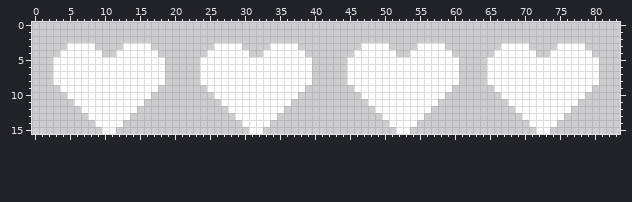
File history of a pixel-art file, assets/img/ui/heart_progressbar.aseprite. This is how it looked before the edit.
84x16 pixels, 1 frame.
The same view after the edit:
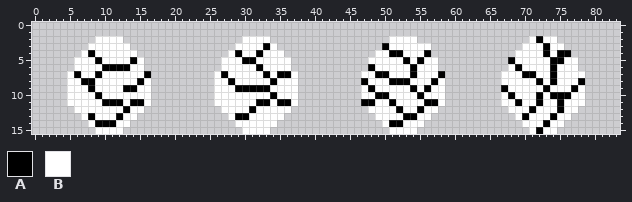
Palette (. is transparent): A #000000  B #ffffff
Changes in this commit:
layer "eggs" added
layer "cracked_eggs" added
layer "Layer 1" removed
@@ x 0..83 @@
  1 ....................................................................................
- 2 ....................................................................................
- 3 .....BBBB....BBBB.........BBBB....BBBB.........BBBB....BBBB........BBBB....BBBB.....
- 4 ....BBBBBB..BBBBBB.......BBBBBB..BBBBBB.......BBBBBB..BBBBBB......BBBBBB..BBBBBB....
- 5 ...BBBBBBBBBBBBBBBB.....BBBBBBBBBBBBBBBB.....BBBBBBBBBBBBBBBB....BBBBBBBBBBBBBBBB...
- 6 ...BBBBBBBBBBBBBBBB.....BBBBBBBBBBBBBBBB.....BBBBBBBBBBBBBBBB....BBBBBBBBBBBBBBBB...
- 7 ...BBBBBBBBBBBBBBBB.....BBBBBBBBBBBBBBBB.....BBBBBBBBBBBBBBBB....BBBBBBBBBBBBBBBB...
- 8 ...BBBBBBBBBBBBBBBB.....BBBBBBBBBBBBBBBB.....BBBBBBBBBBBBBBBB....BBBBBBBBBBBBBBBB...
- 9 ....BBBBBBBBBBBBBB.......BBBBBBBBBBBBBB.......BBBBBBBBBBBBBB......BBBBBBBBBBBBBB....
-10 .....BBBBBBBBBBBB.........BBBBBBBBBBBB.........BBBBBBBBBBBB........BBBBBBBBBBBB.....
-11 ......BBBBBBBBBB...........BBBBBBBBBB...........BBBBBBBBBB..........BBBBBBBBBB......
-12 .......BBBBBBBB.............BBBBBBBB.............BBBBBBBB............BBBBBBBB.......
-13 ........BBBBBB...............BBBBBB...............BBBBBB..............BBBBBB........
-14 .........BBBB.................BBBB.................BBBB................BBBB.........
-15 ..........BB...................BB...................BB..................BB..........
+ 2 .........BBBB.................BBBB.................BBBB................BABB.........
+ 3 ........BBBBBB...............BBBBAB...............ABBBBBB.............BBBABB........
+ 4 .......BABBBBBB.............BABBABBB.............BBAABBBA............BBBBABAA.......
+ 5 ......BBBABBBBAB...........BBBAABBBBB...........BBBBBABABB..........ABBBBBAABB......
+ 6 ......BBBBAAAABB...........BBBBBABBBB...........ABBBBBABBB..........BABBBBABBB......
+ 7 .....BABBABBBBBBA.........BABBBBBABAAB.........BBAABBBABBBA........BBBAABBABBBB.....
+ 8 .....BBAABBBBBBAB.........BBABBBBBABBB.........ABBBAAABBBAB........BBBBBABABBBA.....
+ 9 .....BBBABBBBAABB.........BBBAAAAABBBB.........BABBBBBABABB........ABBBBBABBBAB.....
+10 .....BBBBABBBBBBB.........BBBBBBBBABBB.........BBAABBBBABBB........BABBBABAAABB.....
+11 .....BBBBBAAABAAB.........BBBBBBAABAAB.........AABBABBBBAAB........BBABBABBABBB.....
+12 ......BBBBBBBABB...........BBBBABBBBB...........BBBBABBABB..........BBBABBBABB......
+13 .......BABBBABB.............BAABBBBB.............BBBBAABB............BABBBABB.......
+14 ........BAAABB...............BBBBBB...............BAABBB..............BBBABB........
+15 .........BBBB.................BBBB.................BBBB................BABB.........
